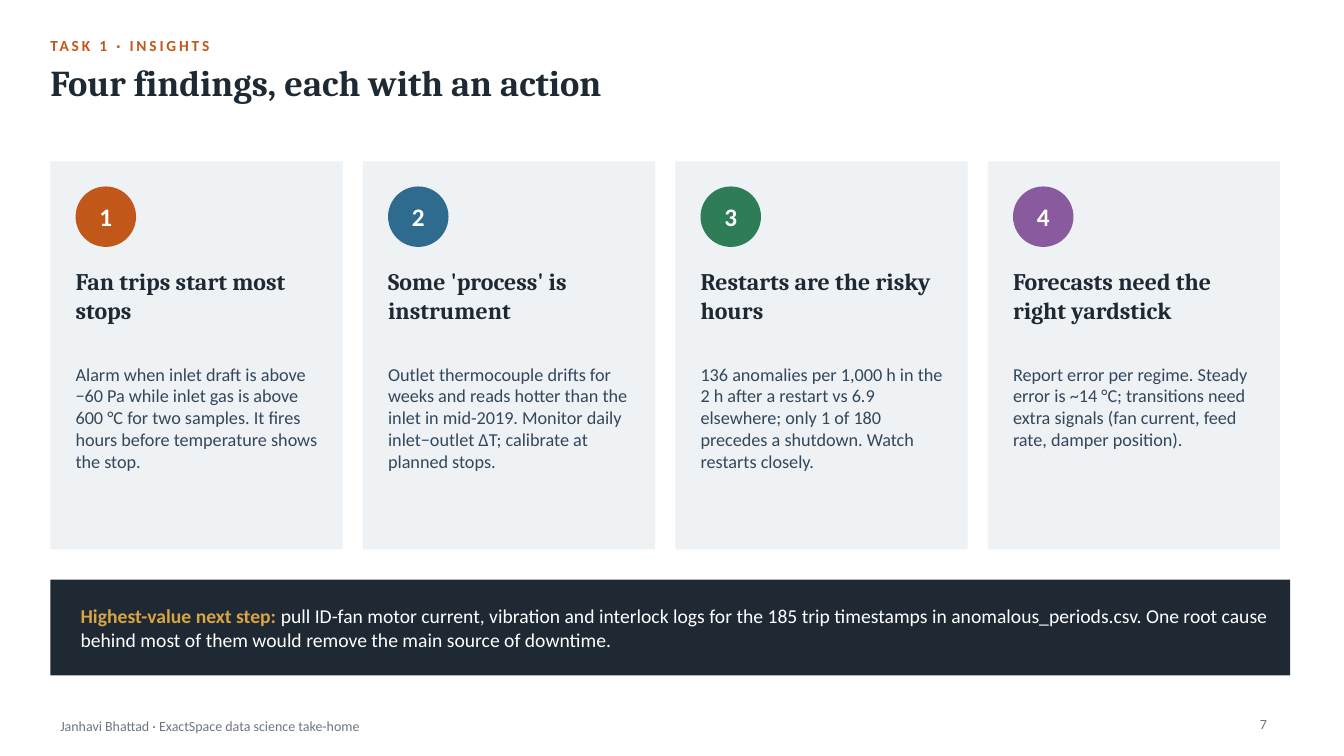
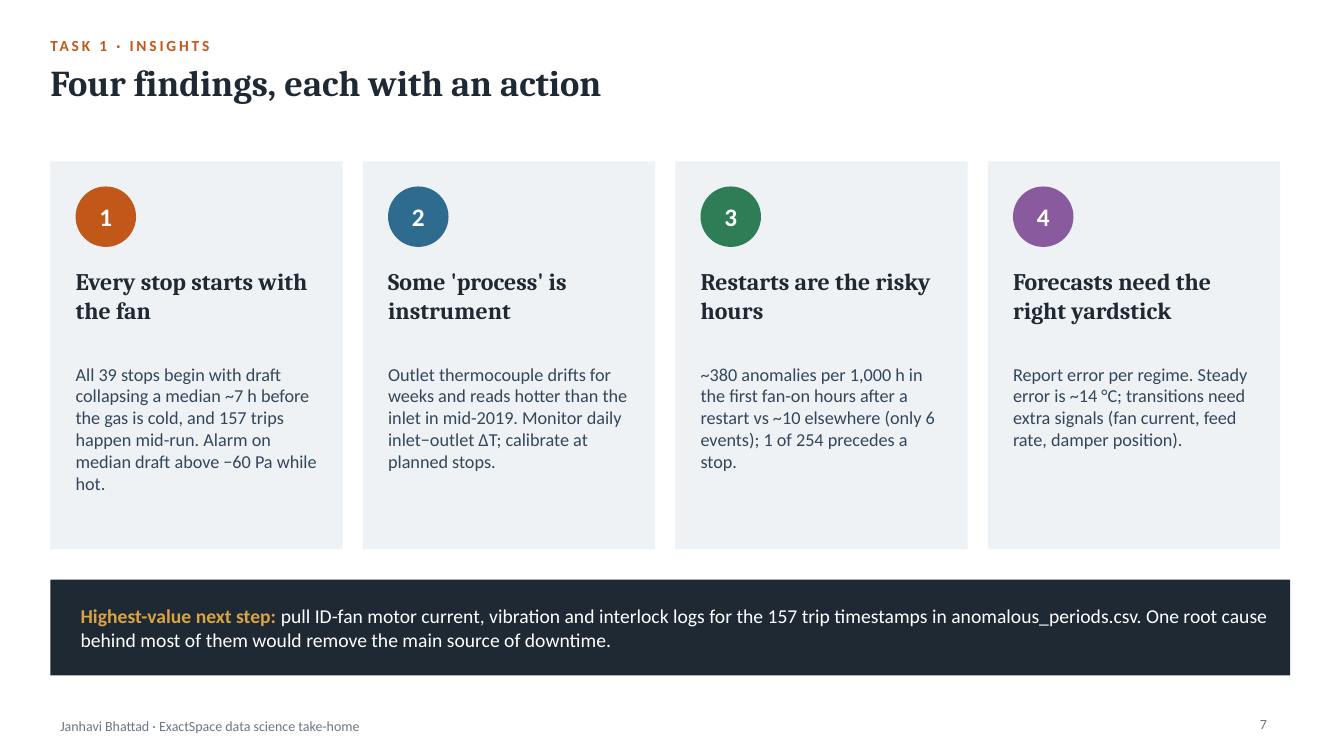
Before and after one commit to Janhwhy/exactspace-assignment, a slide deck: slide 7 of Final_Presentation.pptx. Drawn at 1344x756 pixels with LibreOffice and Linux fonts; fonts in the diff are those of the drawing. Boxes give left, top, right and bottom in pixels: in the first picture for what was removed or moved away, otherwise in the second. Text is boxed around its words. In the diff, an @@ line names an element or a change of style, - is before the commit and + after.

```diff
--- a/Final_Presentation.pptx
+++ b/Final_Presentation.pptx
@@ text at bbox=[76, 273, 307, 319]: text changed @@
-Fan trips start most stops
+Every stop starts with the fan
@@ text at bbox=[76, 368, 317, 490]: text changed @@
-Alarm when inlet draft is above −60 Pa while inlet gas is above 600 °C for two samples. It fires hours before temperature shows the stop.
+All 39 stops begin with draft collapsing a median ~7 h before the gas is cold, and 157 trips happen mid-run. Alarm on median draft above −60 Pa while hot.
@@ text at bbox=[701, 368, 935, 471]: text changed @@
-136 anomalies per 1,000 h in the 2 h after a restart vs 6.9 elsewhere; only 1 of 180 precedes a shutdown. Watch restarts closely.
+~380 anomalies per 1,000 h in the first fan-on hours after a restart vs ~10 elsewhere (only 6 events); 1 of 254 precedes a stop.
@@ text at bbox=[81, 609, 1267, 647]: text changed @@
-Highest-value next step: pull ID-fan motor current, vibration and interlock logs for the 185 trip timestamps in anomalous_periods.csv. One root cause behind most of them would remove the main source of downtime.
+Highest-value next step: pull ID-fan motor current, vibration and interlock logs for the 157 trip timestamps in anomalous_periods.csv. One root cause behind most of them would remove the main source of downtime.
```
Also in this commit, not shown: 5 other slides changed, 37 other files.
